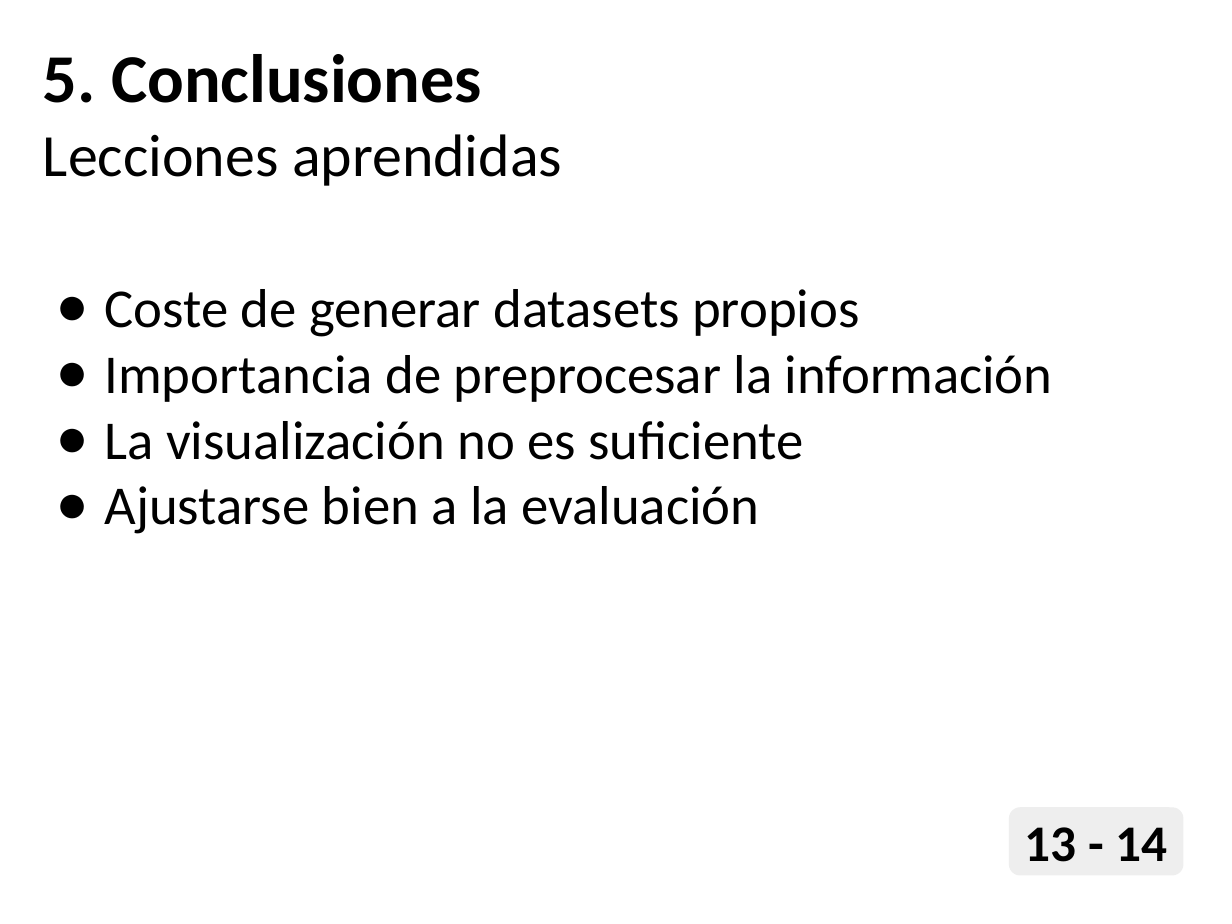
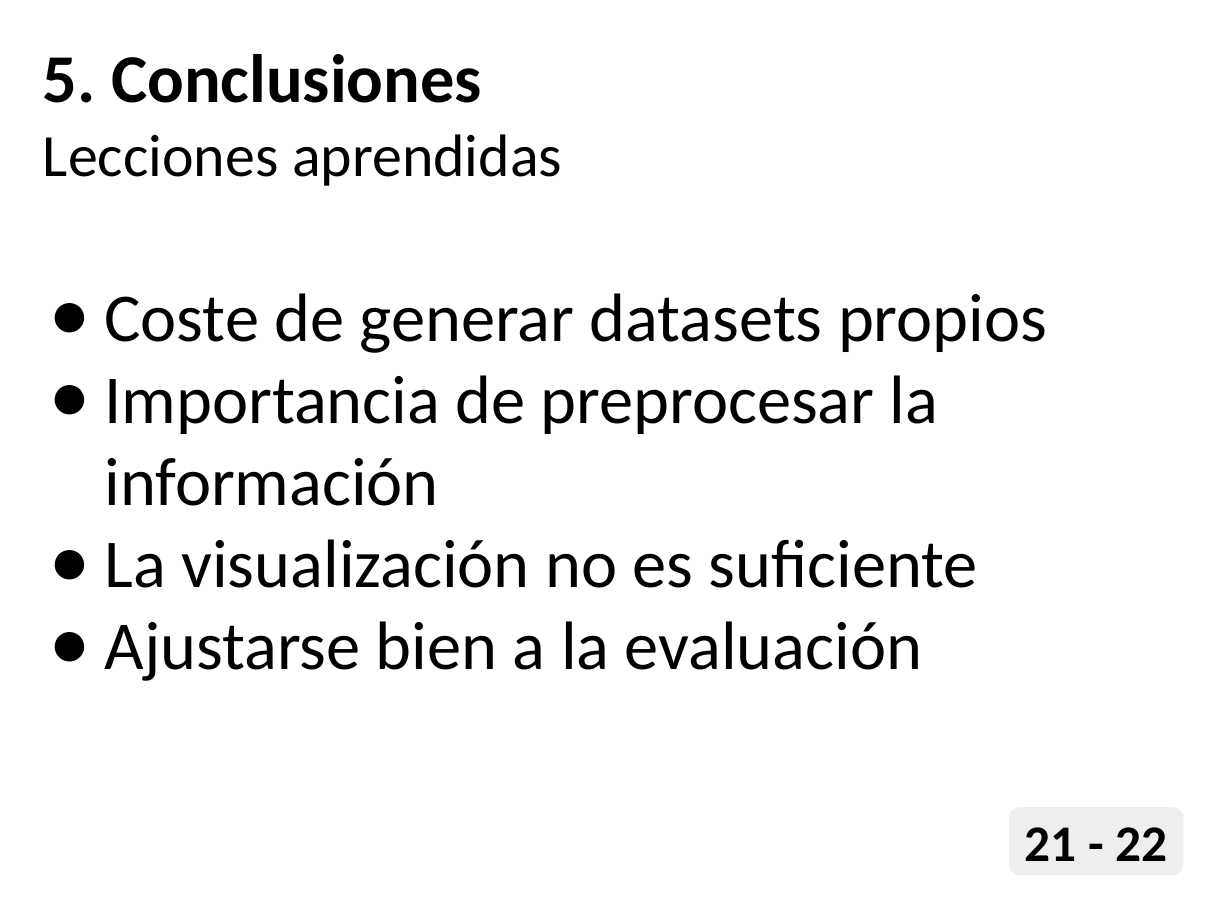
Before and after one commit to joszamama/linux-distros-analysis, a slide deck: slide 29 of docs/DAS - Presentación.pptx (slide 24 before the commit). Drawn at 1232x924 pixels with LibreOffice and Linux fonts; fonts in the diff are those of the drawing. Boxes give left, top, right and bottom in pixels: in the first picture for what was removed or moved away, otherwise in the second. Text is boxed around its words. In the diff, an @@ line names an element or a change of style, - is before the commit and + after.

```diff
--- a/docs/DAS - Presentación.pptx
+++ b/docs/DAS - Presentación.pptx
@@ text "Coste de generar datasets propios" at <box>104,293,1047,681</box>: size 32 to 40 pt; indent changed @@
@@ text in rounded rectangle at <box>1025,827,1167,861</box>: text changed @@
-13 - 14
+21 - 22
```
Also in this commit, not shown: 13 other slides changed, 8 slides added, 3 slides removed, 1 other file.
